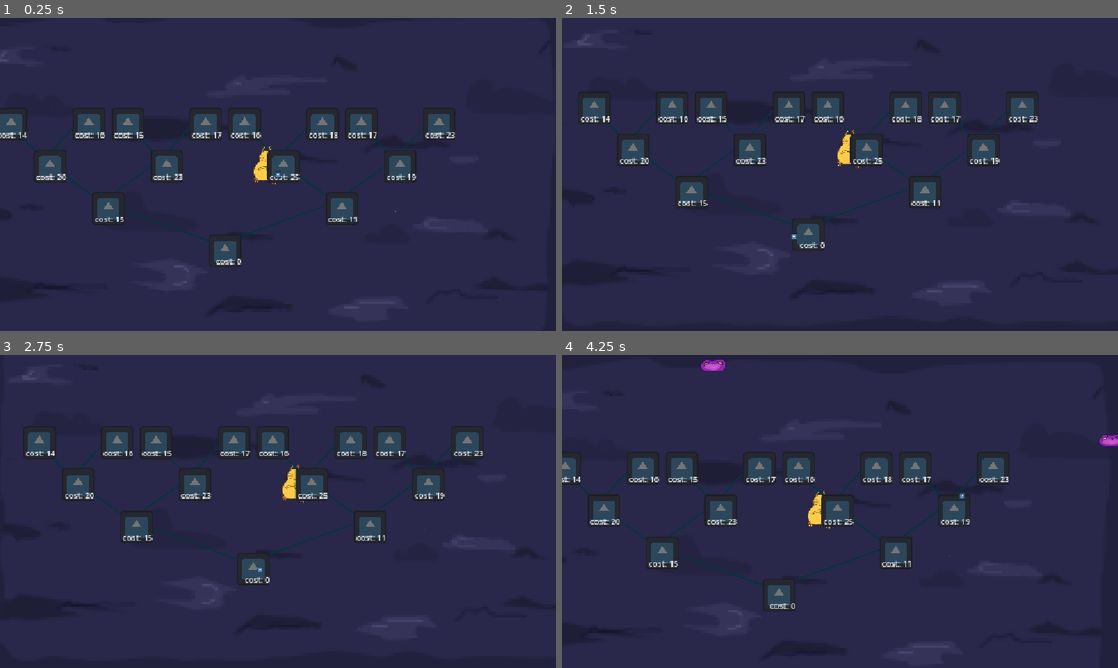
Above: before the commit, frames 1-4 (two rows, left to right).
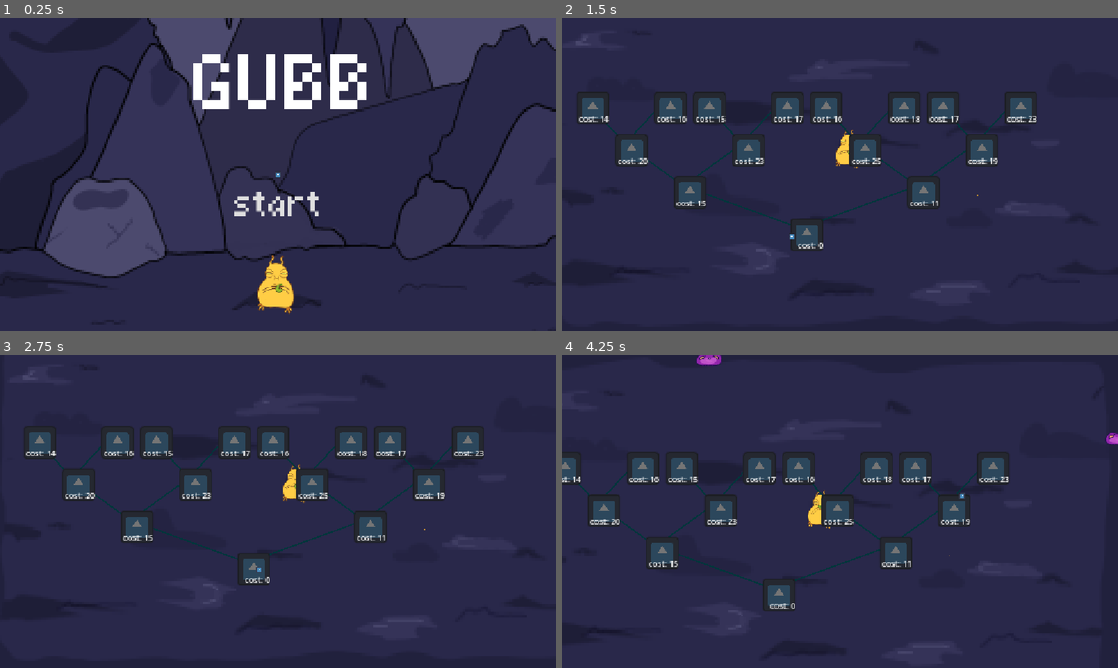
Above: after the commit, the same moments.

Repository: KittyNinjakato/Teenager-Game-Jam
Game: Godot game, scene res://scenes/start menu.tscn
Same seed, same stepped clock (60 frames per second), same inputs: the game is played once before the commit and once after it. Before the commit the project starts from res://scenes/game.tscn. The engine's default icon, where the game draws it, is replaced by a stand-in: a white triangle on a blue panel in a dark square.
Inputs (mouse positions are in pixels of both pictures, inside the frame that each line leads up to):
- Up to frame 1 (0.25 s): no input
- Up to frame 2 (1.5 s): click (840, 208) at 0.5 s, where only the run after the commit has a clickable "start"; click "cost: 0" at 1.25 s
- Up to frame 3 (2.75 s): click "cost: 0" at 2 s
- Up to frame 4 (4.25 s): click "cost: 0" at 2.75 s; move the mouse to (962, 495) at 3.52 s; click (962, 495) at 3.6 s

The runs differ from the first frame. In frame 1, 25% of the frame differs, in the area x 0-100%, y 0-95%; in frame 2, 2.9%; in frame 3, 0.9%; in frame 4, 0.4%.
Error before the commit: Attempt to call function 'start_click_cooldown' in base 'null instance' on a null instance. (res://scrips/slime.gd:42)
Error after the commit: Attempt to call function 'spend_essence' in base 'null instance' on a null instance. (res://scrips/skill_tree_button.gd:27)

Commit message:
Start menu
The start button connects to the main game and starts the game

Diff:
--- a/just-a-lil-guy/project.godot
+++ b/just-a-lil-guy/project.godot
@@ -11,7 +11,7 @@
 [application]
 
 config/name="Just a lil guy"
-run/main_scene="uid://c84ewqehdrlnq"
+run/main_scene="uid://cdpyedoi7ycs3"
 config/features=PackedStringArray("4.7", "Forward Plus")
 config/icon="res://icon.svg"
 
--- a/just-a-lil-guy/scenes/lil_guy.tscn
+++ b/just-a-lil-guy/scenes/lil_guy.tscn
@@ -93,7 +93,7 @@
 [node name="CollisionShape2D" type="CollisionShape2D" parent="." unique_id=93334792]
 shape = SubResource("CircleShape2D_ypebk")
 
-[node name="AnimatedSprite2D" type="AnimatedSprite2D" parent="." unique_id=1753138092]
+[node name="GUBB" type="AnimatedSprite2D" parent="." unique_id=1753138092]
 position = Vector2(60.999996, 12.999999)
 scale = Vector2(0.2, 0.2)
 sprite_frames = SubResource("SpriteFrames_ypebk")
@@ -101,4 +101,4 @@
 autoplay = "idle"
 
 [connection signal="area_entered" from="." to="." method="_on_area_entered"]
-[connection signal="animation_finished" from="AnimatedSprite2D" to="." method="_on_animated_sprite_2d_animation_finished"]
+[connection signal="animation_finished" from="GUBB" to="." method="_on_animated_sprite_2d_animation_finished"]
--- /dev/null
+++ b/just-a-lil-guy/scenes/start menu.tscn
@@ -0,0 +1,169 @@
+[gd_scene format=3 uid="uid://cdpyedoi7ycs3"]
+
+[ext_resource type="FontFile" uid="uid://dw2k07uysqtkx" path="res://sprites/quaver.ttf" id="1_1cst2"]
+[ext_resource type="Script" uid="uid://bn1rhskgi43qc" path="res://scrips/start_menu.gd" id="1_e6whn"]
+[ext_resource type="Texture2D" uid="uid://cqw2s2ynlhhsu" path="res://sprites/FEBE23D5-A7E1-4920-A9E0-1B4EFCFDBADB.png" id="2_wb4mf"]
+[ext_resource type="PackedScene" uid="uid://bvlmnjxvei21u" path="res://scenes/mouse.tscn" id="3_wb4mf"]
+[ext_resource type="Texture2D" uid="uid://duvrbjv3out1j" path="res://sprites/Gub5.webp" id="4_1qyeh"]
+[ext_resource type="Texture2D" uid="uid://4poqwrg8srs" path="res://sprites/Gub6.webp" id="5_e6whn"]
+[ext_resource type="Texture2D" uid="uid://bkssrobkbbhb6" path="res://sprites/Gub7.webp" id="6_sb01e"]
+[ext_resource type="Texture2D" uid="uid://bdwye2ja05lxx" path="res://sprites/Gub8.webp" id="7_1q1oc"]
+[ext_resource type="Texture2D" uid="uid://b8a5w6w5gkmpx" path="res://sprites/Gub9.webp" id="8_f7681"]
+[ext_resource type="Texture2D" uid="uid://b8fh5cur4yfuj" path="res://sprites/Gub10.webp" id="9_v8tkd"]
+[ext_resource type="Texture2D" uid="uid://r6ll6tuvgaoi" path="res://sprites/placeholder_lil_guy.png" id="10_4awlh"]
+[ext_resource type="Texture2D" uid="uid://brufuv5qfevl7" path="res://sprites/lil_guy_placeholder+.png" id="11_kwxjk"]
+
+[sub_resource type="AtlasTexture" id="AtlasTexture_bu4hj"]
+atlas = ExtResource("10_4awlh")
+region = Rect2(0, 0, 32, 32)
+
+[sub_resource type="AtlasTexture" id="AtlasTexture_j240v"]
+atlas = ExtResource("10_4awlh")
+region = Rect2(32, 0, 32, 32)
+
+[sub_resource type="AtlasTexture" id="AtlasTexture_yxn1k"]
+atlas = ExtResource("11_kwxjk")
+region = Rect2(0, 32, 32, 32)
+
+[sub_resource type="SpriteFrames" id="SpriteFrames_c4da7"]
+animations = [{
+"frames": [{
+"duration": 1.0,
+"texture": ExtResource("4_1qyeh")
+}, {
+"duration": 1.0,
+"texture": ExtResource("5_e6whn")
+}, {
+"duration": 1.0,
+"texture": ExtResource("6_sb01e")
+}, {
+"duration": 1.0,
+"texture": ExtResource("7_1q1oc")
+}, {
+"duration": 1.0,
+"texture": ExtResource("8_f7681")
+}, {
+"duration": 1.0,
+"texture": ExtResource("9_v8tkd")
+}, {
+"duration": 1.0,
+"texture": ExtResource("4_1qyeh")
+}, {
+"duration": 1.0,
+"texture": ExtResource("5_e6whn")
+}, {
+"duration": 1.0,
+"texture": ExtResource("5_e6whn")
+}, {
+"duration": 1.0,
+"texture": ExtResource("5_e6whn")
+}, {
+"duration": 1.0,
+"texture": ExtResource("5_e6whn")
+}, {
+"duration": 1.0,
+"texture": ExtResource("5_e6whn")
+}],
+"loop": 1,
+"name": &"idle",
+"speed": 5.0
+}, {
+"frames": [{
+"duration": 1.0,
+"texture": SubResource("AtlasTexture_bu4hj")
+}, {
+"duration": 1.0,
+"texture": SubResource("AtlasTexture_j240v")
+}],
+"loop": 0,
+"name": &"old idle",
+"speed": 1.0
+}, {
+"frames": [{
+"duration": 0.3,
+"texture": SubResource("AtlasTexture_yxn1k")
+}],
+"loop": 0,
+"name": &"takes_dmg",
+"speed": 1.0
+}]
+
+[sub_resource type="StyleBoxFlat" id="StyleBoxFlat_1qyeh"]
+bg_color = Color(0.6, 0.6, 0.6, 0)
+
+[sub_resource type="StyleBoxEmpty" id="StyleBoxEmpty_1q1oc"]
+
+[sub_resource type="StyleBoxFlat" id="StyleBoxFlat_sb01e"]
+bg_color = Color(0.6, 0.6, 0.6, 0)
+
+[sub_resource type="StyleBoxEmpty" id="StyleBoxEmpty_e6whn"]
+
+[sub_resource type="StyleBoxEmpty" id="StyleBoxEmpty_sb01e"]
+
+[node name="Start Menu" type="Control" unique_id=2029095813]
+layout_mode = 3
+anchors_preset = 15
+anchor_right = 1.0
+anchor_bottom = 1.0
+grow_horizontal = 2
+grow_vertical = 2
+script = ExtResource("1_e6whn")
+
+[node name="Label" type="Label" parent="." unique_id=2112903315]
+z_index = 5
+layout_mode = 1
+anchors_preset = -1
+anchor_left = 0.5
+anchor_top = 0.12345679
+anchor_right = 0.5
+anchor_bottom = 0.12345679
+offset_left = -80.0
+offset_right = 80.0
+offset_bottom = 64.0
+grow_horizontal = 2
+theme_override_fonts/font = ExtResource("1_1cst2")
+theme_override_font_sizes/font_size = 152
+text = "GUBB"
+metadata/_edit_use_anchors_ = true
+
+[node name="Mouse" parent="." unique_id=851941238 instance=ExtResource("3_wb4mf")]
+z_index = 4096
+position = Vector2(563, 329.99997)
+
+[node name="Febe23d5A7e14920A9e01b4efcfdbadb" type="Sprite2D" parent="." unique_id=1043933963]
+position = Vector2(598, 313)
+scale = Vector2(0.7, 0.7)
+texture = ExtResource("2_wb4mf")
+
+[node name="GUBB" type="AnimatedSprite2D" parent="." unique_id=776505492]
+position = Vector2(836.00006, 626)
+scale = Vector2(0.9, 0.9)
+sprite_frames = SubResource("SpriteFrames_c4da7")
+animation = &"idle"
+autoplay = "idle"
+
+[node name="Button" type="Button" parent="." unique_id=130511006]
+layout_mode = 1
+anchors_preset = 8
+anchor_left = 0.5
+anchor_top = 0.5
+anchor_right = 0.5
+anchor_bottom = 0.5
+offset_left = -117.0
+offset_top = 39.0
+offset_right = 91.0
+offset_bottom = 111.0
+grow_horizontal = 2
+grow_vertical = 2
+theme_override_colors/font_hover_color = Color(0.40154216, 0.3025479, 0.46478844, 1)
+theme_override_colors/font_hover_pressed_color = Color(0.4, 0.3019608, 0.46666667, 1)
+theme_override_fonts/font = ExtResource("1_1cst2")
+theme_override_font_sizes/font_size = 64
+theme_override_styles/normal = SubResource("StyleBoxFlat_1qyeh")
+theme_override_styles/pressed = SubResource("StyleBoxEmpty_1q1oc")
+theme_override_styles/hover = SubResource("StyleBoxFlat_sb01e")
+theme_override_styles/disabled = SubResource("StyleBoxEmpty_e6whn")
+theme_override_styles/focus = SubResource("StyleBoxEmpty_sb01e")
+text = "start"
+
+[connection signal="pressed" from="Button" to="." method="_on_button_pressed"]
--- /dev/null
+++ b/just-a-lil-guy/scrips/start_menu.gd
@@ -0,0 +1,5 @@
+extends Control
+
+
+func _on_button_pressed():
+	get_tree().change_scene_to_file("res://scenes/game.tscn")
Not shown, added: just-a-lil-guy/scrips/start_menu.gd.uid
Binary file added: just-a-lil-guy/sprites/FEBE23D5-A7E1-4920-A9E0-1B4EFCFDBADB.png
Not shown, added: just-a-lil-guy/sprites/FEBE23D5-A7E1-4920-A9E0-1B4EFCFDBADB.png.import
